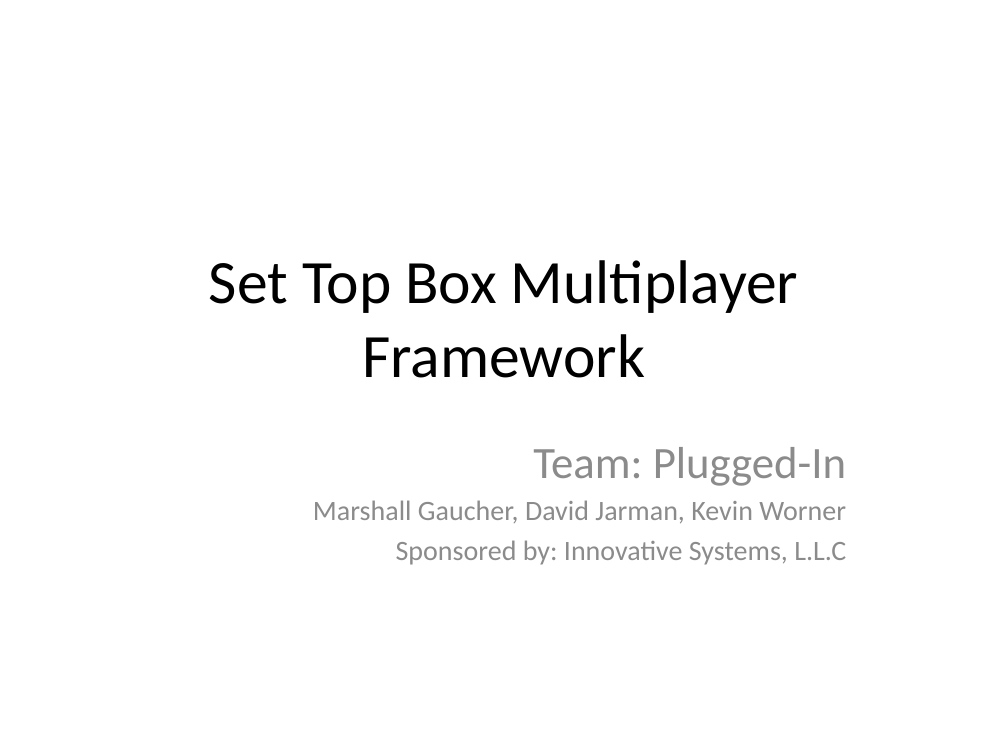
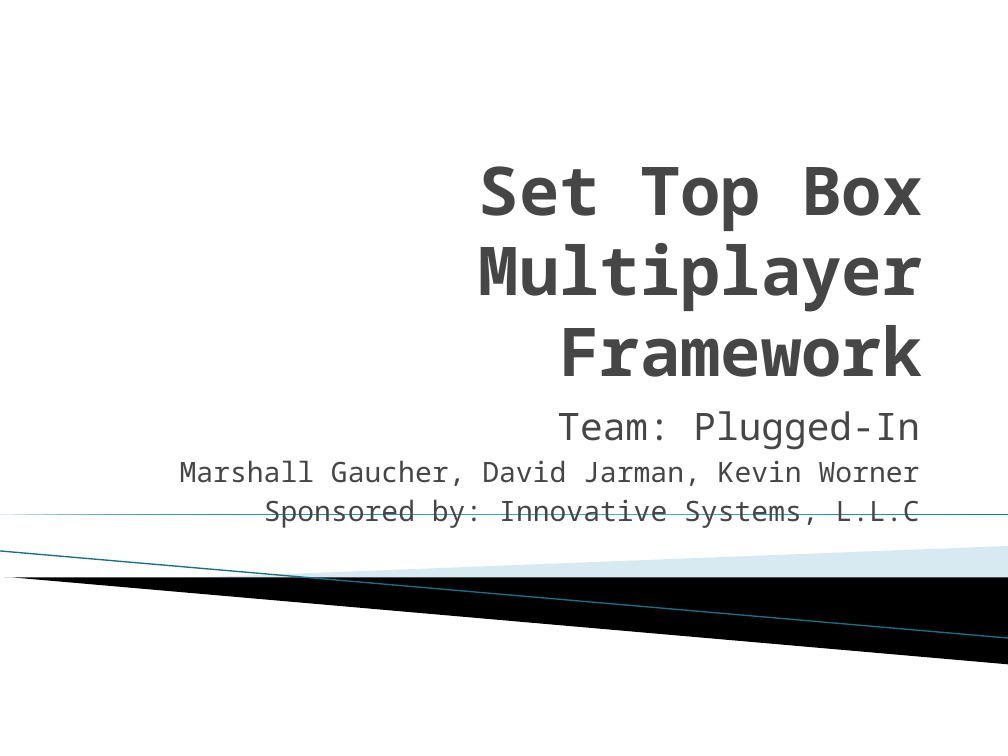
Before and after one commit to SDSMT-CSC/STBMF, a slide deck: slide 1 of docs/srDesign_ClientPresentation2.pptx. Drawn at 1008x756 pixels with LibreOffice and Linux fonts; fonts in the diff are those of the drawing; background and template pictures are left out. Boxes give left, top, right and bottom in pixels: in the first picture for what was removed or moved away, otherwise in the second. Text is boxed around its words. In the diff, an @@ line names an element or a change of style, - is before the commit and + after.

Commit message:
Updated slides to final format

```diff
--- a/docs/srDesign_ClientPresentation2.pptx
+++ b/docs/srDesign_ClientPresentation2.pptx
@@ title "Set Top Box Multiplayer Framework": place and size @@
-title "Set Top Box Multiplayer Framework" at [209, 260, 798, 378]
+title "Set Top Box Multiplayer Framework" at [479, 166, 923, 377]
@@ title "Set Top Box Multiplayer Framework" at [479, 166, 923, 377]: size 44 to 48 pt, font Calibri to Noto Sans Mono, text colour #000000 to #464646, bold on; alignment centre to right; vertical alignment middle to bottom @@
@@ subtitle "Team: Plugged-In": place and size @@
-subtitle "Team: Plugged-In" at [313, 447, 846, 565]
+subtitle "Team: Plugged-In" at [180, 411, 920, 528]
@@ subtitle "Team: Plugged-In" at [180, 411, 920, 528]: size 32 to 27 pt in "Team: Plugged-In"; font Calibri to Noto Sans Mono, text colour #8C8C8C to #464646; less space between paragraphs @@
@@ right triangle added at [0, 514, 1008, 514], fill gradient #007896 to #4CBBDF @@
@@ line added from (0, 551) to (1008, 638), #97C5D8 0.95 pt @@
@@ freeform shape added at [186, 546, 1008, 600], fill #A0CBDC at 40% opacity @@
@@ freeform shape added at [4, 578, 1008, 664], fill #000000 @@
```
Also in this commit, not shown: 14 other slides changed, 5 slides added, 1 slide removed.
